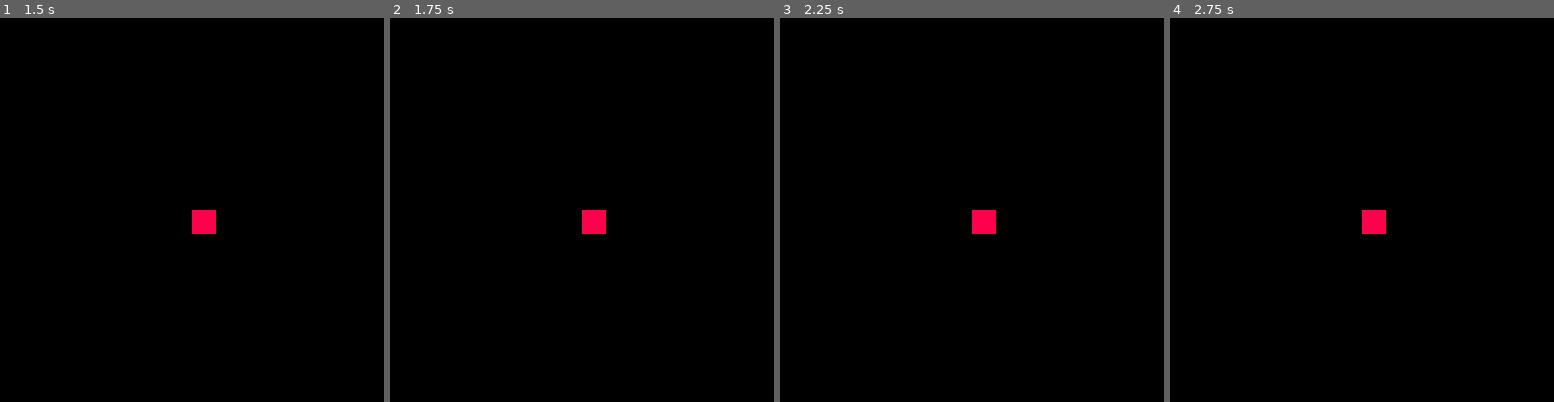
Above: before the commit, frames 1-4 (left to right).
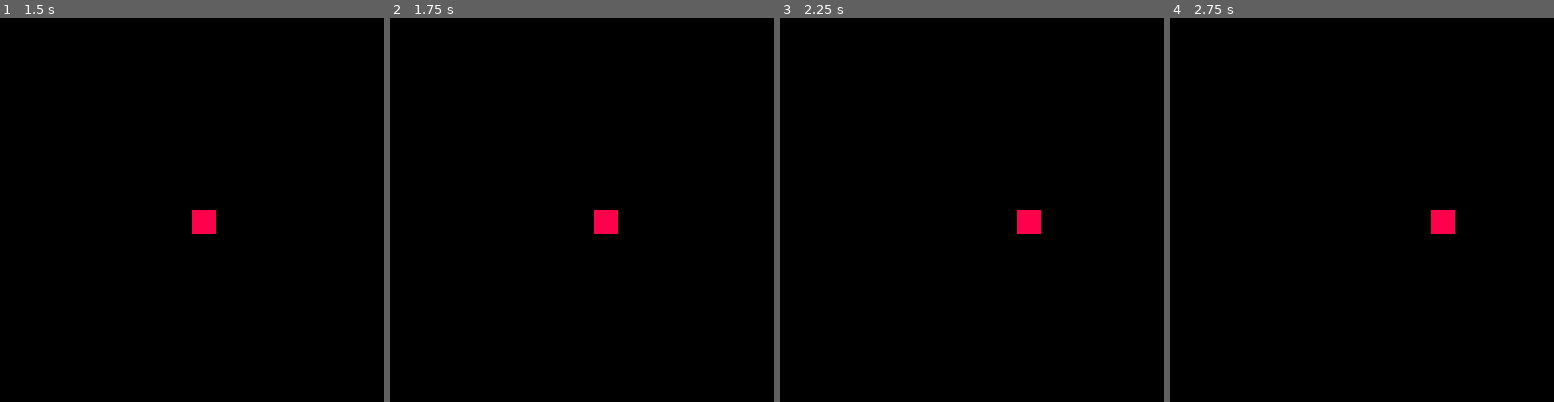
Above: after the commit, the same moments.

Repository: Niarkou/Open-jam-2018
Game: PICO-8 cartridge Open jam 2018.p8
Same seed, same stepped clock (60 frames per second), same inputs: the game is played once before the commit and once after it.
Inputs:
- Up to frame 1 (1.5 s): no input
- Up to frame 2 (1.75 s): hold Right from 1.6 s (still down)
- Up to frame 3 (2.25 s): release Right at 2.1 s
- Up to frame 4 (2.75 s): hold Right from 2.47 s (still down)

Frame 1 is identical in both runs. In frame 2, 0.4% of the frame differs, in the area x 50-60%, y 50-57%; in frame 3, 0.8%, in the area x 50-68%, y 50-57%; in frame 4, 0.8%.

Commit message:
player movement (x axis)

Diff:
--- a/Open jam 2018.p8
+++ b/Open jam 2018.p8
@@ -7,16 +7,28 @@
 --
 
 function _init()
-
+    player = {x = 64, y = 64}
 end
 
 function _update()
-
+    update_player()
 end
 
 function _draw()
     draw_world()
     draw_player()
+end
+
+--
+-- play
+--
+
+function update_player()
+    if btn(0) then
+        player.x -= 1
+    elseif btn(1) then
+        player.x += 1
+    end
 end
 
 --
@@ -28,7 +40,7 @@
 end
 
 function draw_player()
-    spr(1, 64, 64)
+    spr(1, player.x, player.y)
 end
 __gfx__
 00000000888888880000000000000000000000000000000000000000000000000000000000000000000000000000000000000000000000000000000000000000
